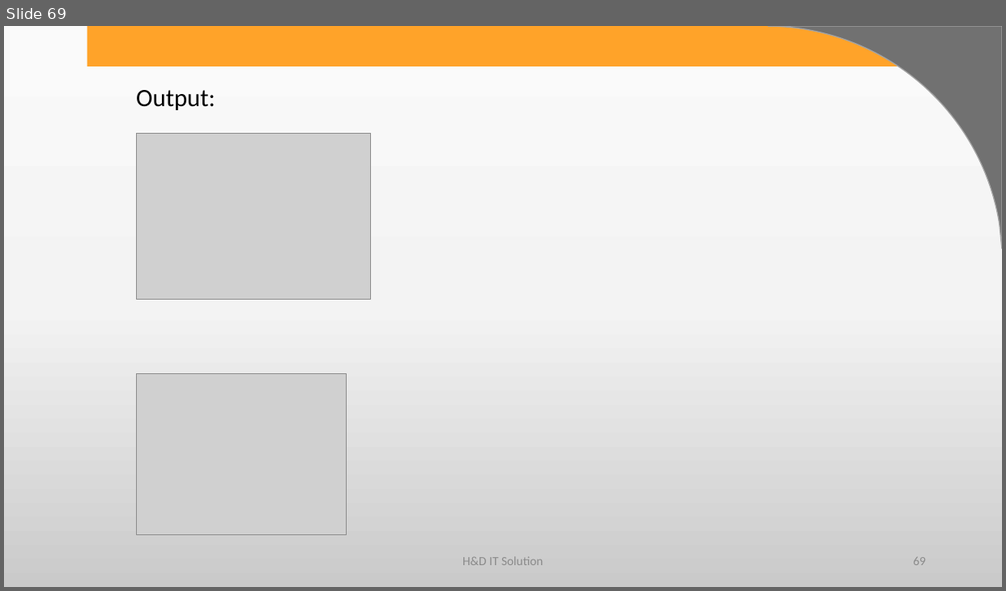
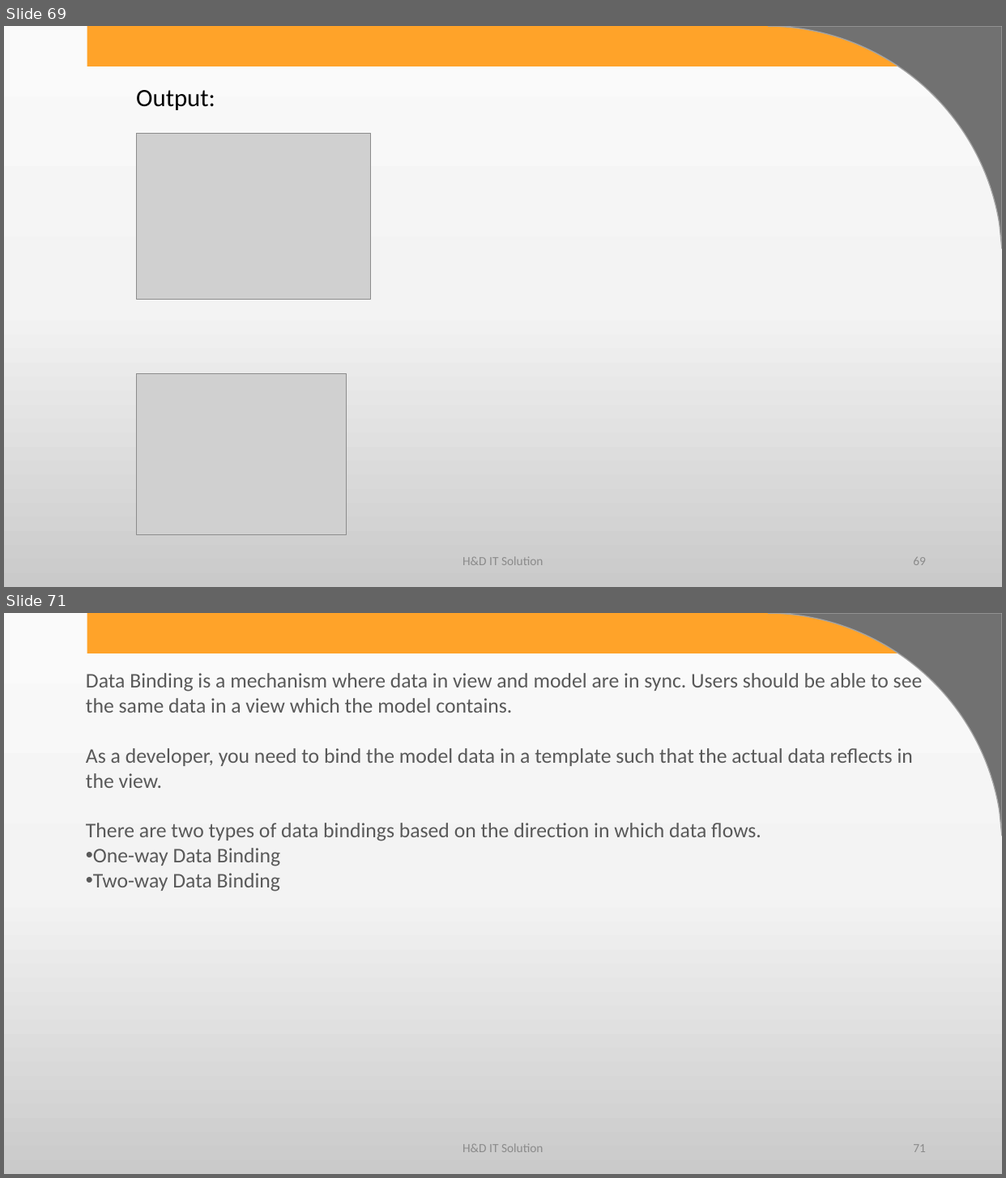
Before and after one commit to harshadasawant/infiniteAngular, a slide deck: ppt/ANGULAR.pptx. Shown one above the other, each under a label of ours: slide 69 before the commit, slides 69 and 71 after it; the slides between them are not shown. The pictures are 1006x591 and 1006x1178 pixels, drawn with LibreOffice and Linux fonts; fonts in the diff are those of the drawing; grey boxes stand for pictures; background and template pictures are left out. Boxes give left, top, right and bottom in pixels: in the first picture for what was removed or moved away, otherwise in the second. Text is boxed around its words. In the diff, an @@ line names an element or a change of style, - is before the commit and + after.

Commit message:
2 way binding attribute and style binding

```diff
--- a/ppt/ANGULAR.pptx
+++ b/ppt/ANGULAR.pptx
@@ slide 71 added at [4, 613, 1002, 1174], background gradient #FBFBFB to #F4F4F4 to #CBCBCB; not listed: 2 template elements that a slide beside it also shows @@
@@ text added at [86, 671, 923, 892], 20 pt, text #595959 @@
+Data Binding is a mechanism where data in view and model are in sync. Users should be able to see the same data in a view which the model contains.
+As a developer, you need to bind the model data in a template such that the actual data reflects in the view.
+There are two types of data bindings based on the direction in which data flows.
+• One-way Data Binding
+• Two-way Data Binding
@@ text added at [462, 1144, 543, 1152], 12 pt, text #8C8C8C @@
+H&D IT Solution
@@ page number added at [913, 1144, 926, 1152], 12 pt, text #8C8C8C @@
+71
```
Also in this commit, not shown: 37 other slides added, 6 other files.
